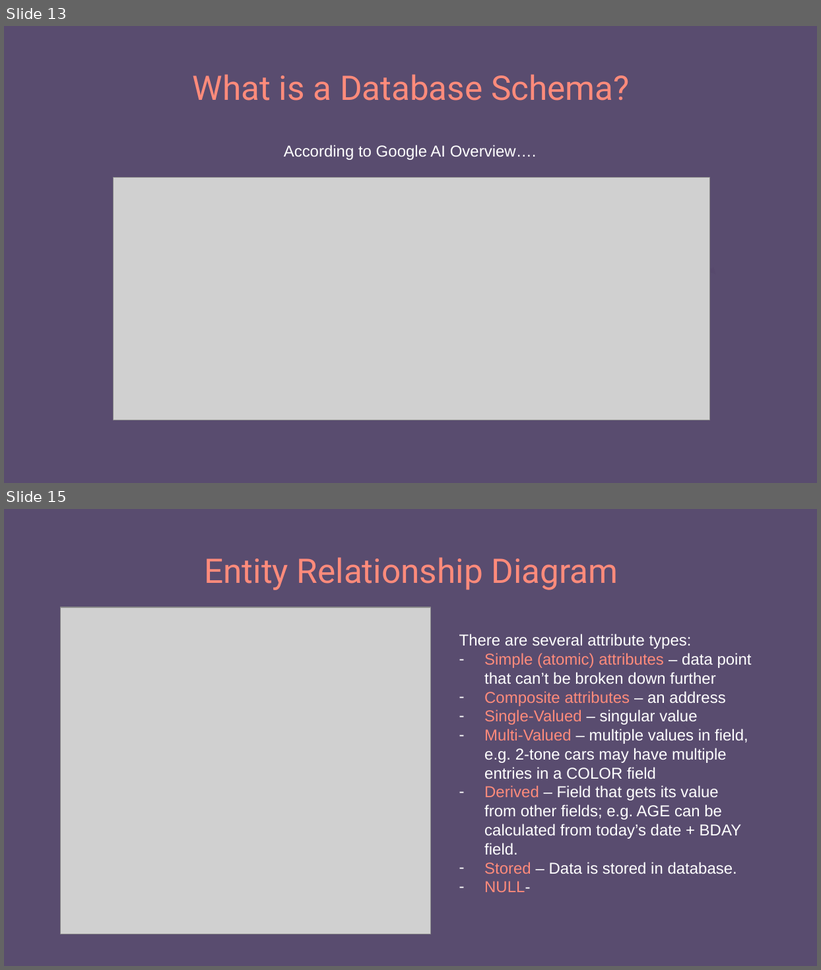
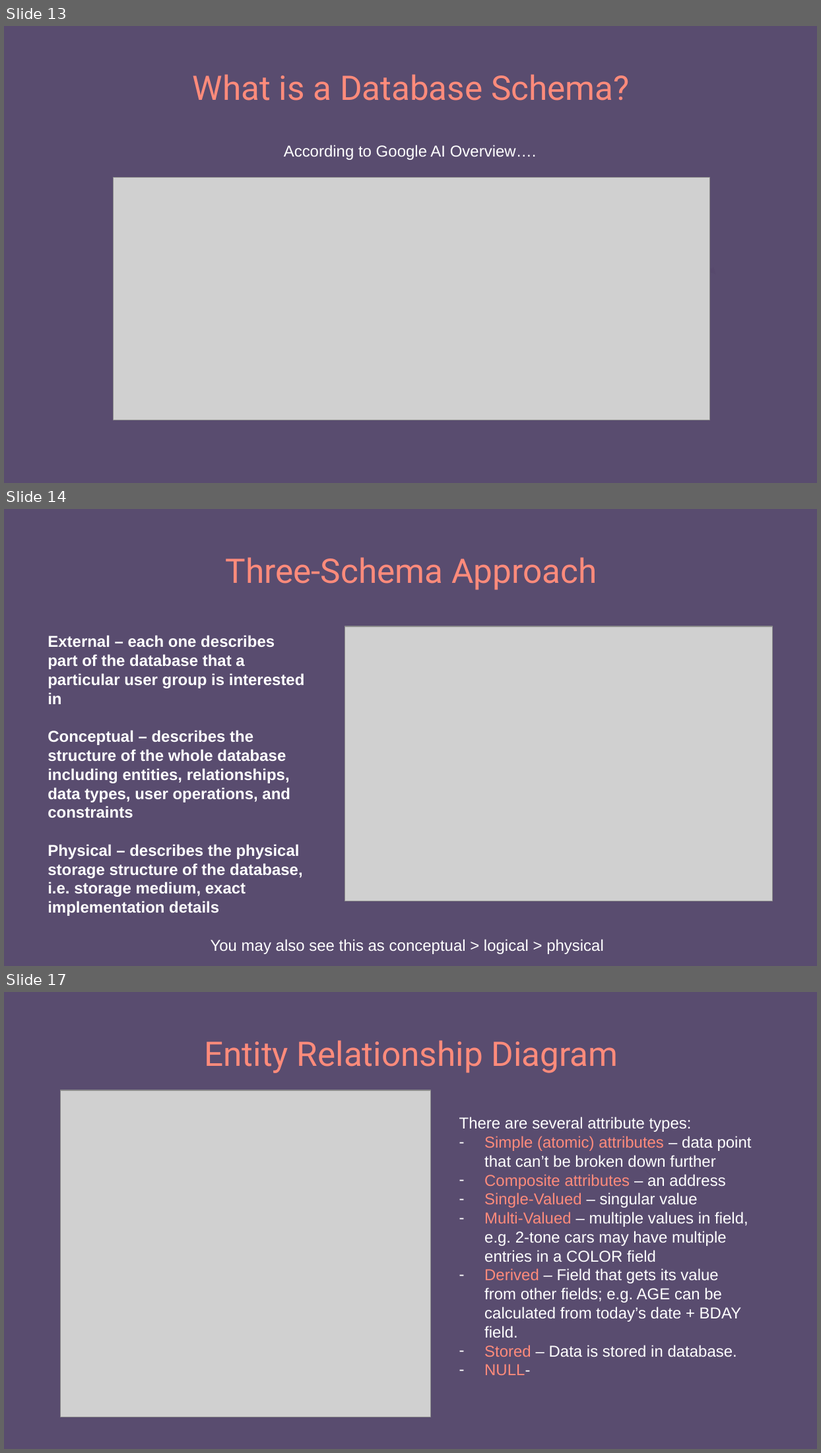
Before and after one commit to 250407-NET-FS/other-trainer-code, a slide deck: SQL/SQL.pptx. Shown one above the other, each under a label of ours: slides 13 and 15 before the commit, slides 13, 14 and 17 after it; the slides between them are not shown. The pictures are 821x970 and 821x1453 pixels, drawn with LibreOffice and Linux fonts; fonts in the diff are those of the drawing; grey boxes stand for pictures. Boxes give left, top, right and bottom in pixels: in the first picture for what was removed or moved away, otherwise in the second. Text is boxed around its words. In the diff, an @@ line names an element or a change of style, - is before the commit and + after.

```diff
--- a/SQL/SQL.pptx
+++ b/SQL/SQL.pptx
@@ slide 14 added at [4,509,817,966], background #594C6F @@
@@ title added at [226,557,597,590], 30 pt, text #FF8B7B @@
+Three-Schema Approach
@@ picture added at [345,627,772,902] @@
@@ text added at [48,635,305,916], 14 pt, text #FFFFFF, bold @@
+External – each one describes part of the database that a particular user group is interested in
+Conceptual – describes the structure of the whole database including entities, relationships, data types, user operations, and constraints
+Physical – describes the physical storage structure of the database, i.e. storage medium, exact implementation details
@@ text added at [211,939,604,955], 14 pt, text #FFFFFF @@
+You may also see this as conceptual > logical > physical
@@ what was slide 15 is now slide 17 @@
```
Also in this commit, not shown: 2 slides changed, 2 other slides added, 1 slide removed, 3 other files.
